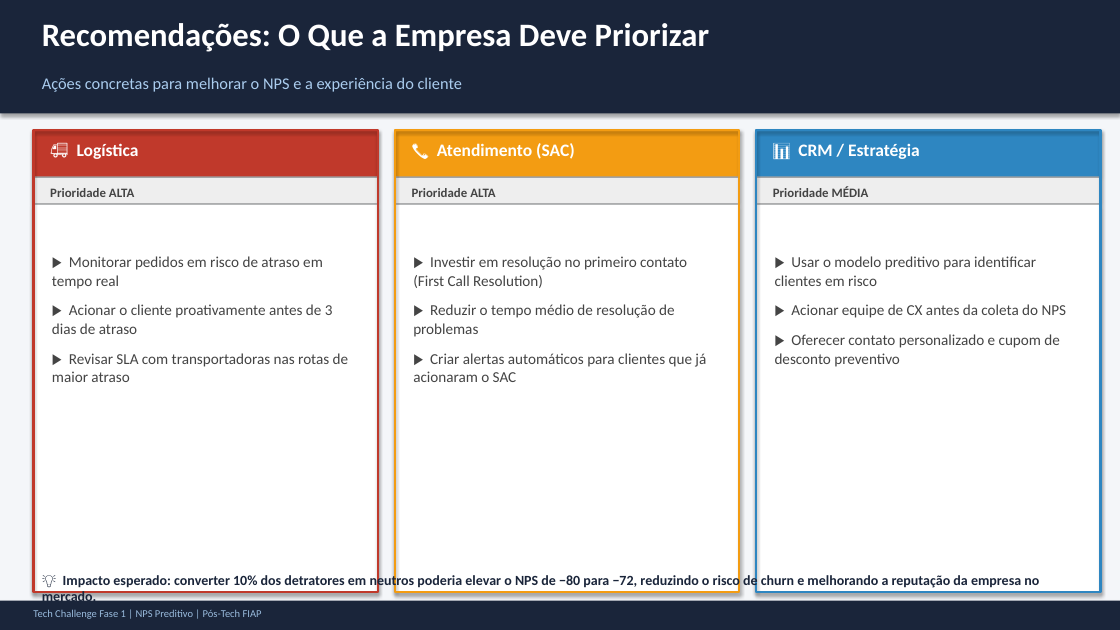
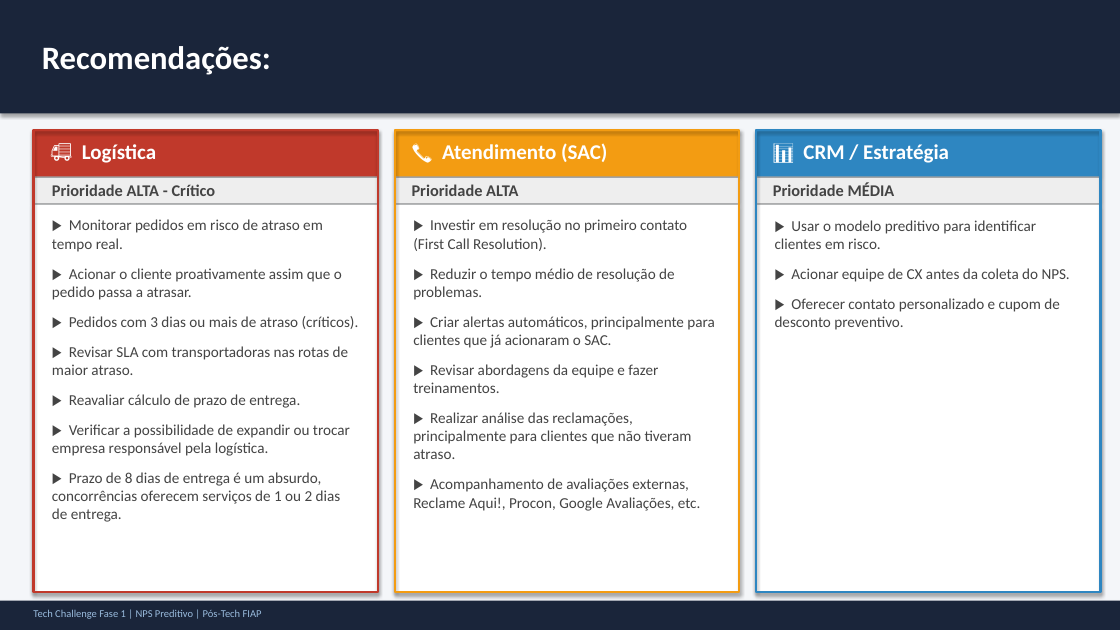
Before and after one commit to Fe-Biaggio/TechChallenge_1, a slide deck: slide 11 of reports/presentation/NPS_Preditivo_Apresentacao.pptx (slide 10 before the commit). Drawn at 1120x630 pixels with LibreOffice and Linux fonts; fonts in the diff are those of the drawing. Boxes give left, top, right and bottom in pixels: in the first picture for what was removed or moved away, otherwise in the second. Text is boxed around its words. In the diff, an @@ line names an element or a change of style, - is before the commit and + after.

```diff
--- a/reports/presentation/NPS_Preditivo_Apresentacao.pptx
+++ b/reports/presentation/NPS_Preditivo_Apresentacao.pptx
@@ text at box(42, 46, 271, 75): text changed @@
-Recomendações: O Que a Empresa Deve Priorizar
+Recomendações:
@@ text removed at box(42, 77, 462, 92) @@
-Ações concretas para melhorar o NPS e a experiência do cliente
@@ size 15 to 18 pt in 3 elements at box(82, 144, 156, 163), box(442, 143, 607, 162), box(803, 144, 949, 163) @@
@@ text "Prioridade ALTA" at box(412, 184, 518, 196): size 11 to 14 pt @@
@@ text "Prioridade MÉDIA" at box(773, 183, 895, 196): size 11 to 14 pt @@
@@ text at box(52, 184, 216, 196): text changed; size 11 to 14 pt @@
-Prioridade ALTA
+Prioridade ALTA - Crítico
@@ text at box(52, 219, 359, 522): text changed @@
-▶ Monitorar pedidos em risco de atraso em tempo real
-▶ Acionar o cliente proativamente antes de 3 dias de atraso
-▶ Revisar SLA com transportadoras nas rotas de maior atraso
+▶ Monitorar pedidos em risco de atraso em tempo real.
+▶ Acionar o cliente proativamente assim que o pedido passa a atrasar.
+▶ Pedidos com 3 dias ou mais de atraso (críticos).
+▶ Revisar SLA com transportadoras nas rotas de maior atraso.
+▶ Reavaliar cálculo de prazo de entrega.
+▶ Verificar a possibilidade de expandir ou trocar empresa responsável pela logística.
+▶ Prazo de 8 dias de entrega é um absurdo, concorrências oferecem serviços de 1 ou 2 dias de entrega.
@@ text at box(413, 219, 714, 511): text changed @@
-▶ Investir em resolução no primeiro contato (First Call Resolution)
-▶ Reduzir o tempo médio de resolução de problemas
-▶ Criar alertas automáticos para clientes que já acionaram o SAC
+▶ Investir em resolução no primeiro contato (First Call Resolution).
+▶ Reduzir o tempo médio de resolução de problemas.
+▶ Criar alertas automáticos, principalmente para clientes que já acionaram o SAC.
+▶ Revisar abordagens da equipe e fazer treinamentos.
+▶ Realizar análise das reclamações, principalmente para clientes que não tiveram atraso.
+▶ Acompanhamento de avaliações externas, Reclame Aqui!, Procon, Google Avaliações, etc.
@@ text at box(775, 220, 1067, 330): text changed @@
-▶ Usar o modelo preditivo para identificar clientes em risco
-▶ Acionar equipe de CX antes da coleta do NPS
-▶ Oferecer contato personalizado e cupom de desconto preventivo
+▶ Usar o modelo preditivo para identificar clientes em risco.
+▶ Acionar equipe de CX antes da coleta do NPS.
+▶ Oferecer contato personalizado e cupom de desconto preventivo.
@@ text removed at box(42, 573, 1039, 606) @@
-💡 Impacto esperado: converter 10% dos detratores em neutros poderia elevar o NPS de −80 para −72, reduzindo o risco de churn e melhorando a reputação da empresa no mercado.
```
Also in this commit, not shown: 8 other slides changed, 4 slides added, 2 slides removed, 2 other files.
